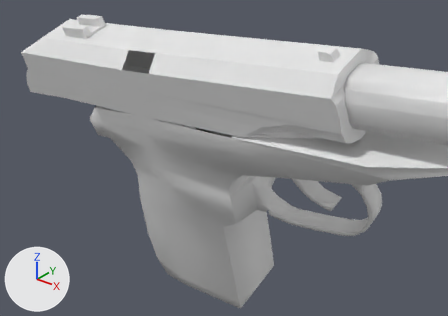
The OBJ model Vertex_Animation_Compiler/Assets/Makarov_Pistol_Reload133.obj as it was, and as the next commit left it.
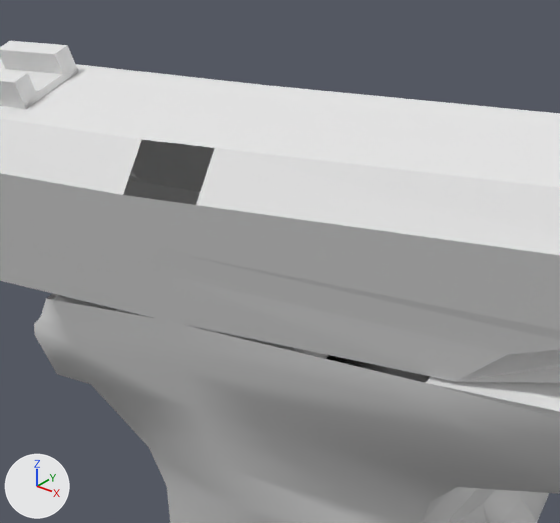
There are two pictures of each version: one whole from a 50 mm lens placed at (0.4917, -0.2739, 0.0166), pointed at (0.3775, -0.1311, -0.0719), one close up on the part from 17% to 62% of the width and 0% to 60% of the height. The lights are fixed; the arrows at lower left show +X, +Y and +Z. Where no turn or scale is listed for an object, it has been applied to the vertices.

Names of what the first close-up shows: 'Magazine_Cube.011', 'Rest_of_the_gun_Sphere', 'Top_Slider_Sphere.001'.
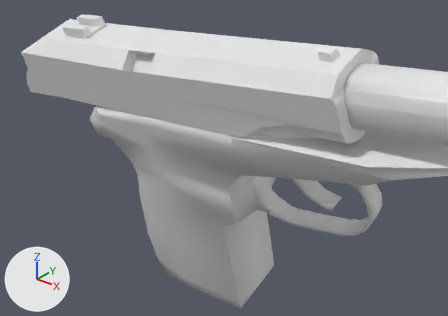
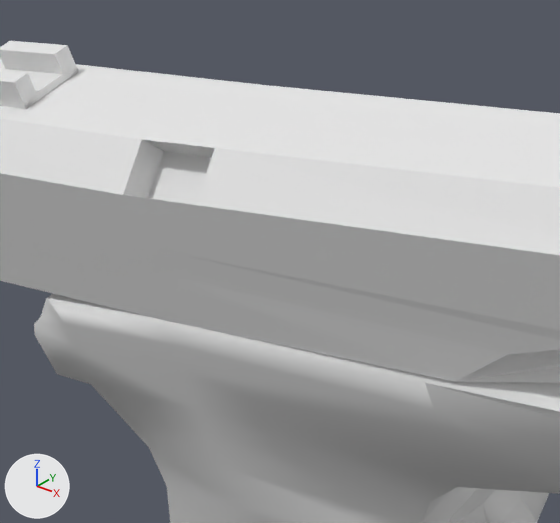
The change, as a list of edits to the scene's bpy script:
```text
Change me_rest_of_the_gun_sphere:
    where me_rest_of_the_gun_sphere.from_pydata(...)  # 272 vertices, 519 faces; spans x 0.3201..0.467, y -0.1435..-0.0885, z -0.1513..-0.0265
    used by ob_rest_of_the_gun_sphere; location = (0.0, 0.0, 0.0)
    verts and faces of me_rest_of_the_gun_sphere; kept vertices keep their numbers, new ones are numbered from 272
    before: 164 (0.3887, -0.1183, -0.0499), 166 (0.3264, -0.1411, -0.0637) at pixel (46, 298), 175 (0.3277, -0.1412, -0.0634) at pixel (52, 299), 178 (0.389, -0.1423, -0.0577) at pixel (424, 382), 179 (0.3484, -0.1418, -0.0608) at pixel (161, 319)
    before: 180 (0.3274, -0.1172, -0.0557), 181 (0.3481, -0.1178, -0.053), 183 (0.3261, -0.1171, -0.0559)
    me_rest_of_the_gun_sphere part 1
    add faces += [(164, 181, 179), (175, 179, 181), (166, 175, 183), (164, 179, 178), (175, 181, 180), (175, 180, 183)]
Change me_top_slider_sphere_001:
    used by ob_top_slider_sphere_001; location = (0.0, 0.0, 0.0)
    remove me_top_slider_sphere_001.from_pydata(...)  # 127 vertices, 227 faces; spans x 0.2873..0.4259, y -0.1475..-0.1166, z -0.0667..-0.0263
    add me_top_slider_sphere_001.from_pydata(...)  # 131 vertices, 237 faces; spans x 0.2873..0.4259, y -0.1475..-0.1166, z -0.0667..-0.0263
    me_top_slider_sphere_001 part 2
    4 vertices are added at (0.3614, -0.1443, -0.0445), (0.3497, -0.1443, -0.0457), (0.361, -0.1406, -0.039), (0.3493, -0.1405, -0.0402)
    10 new faces join them
```

What differs and where, as boxes (x1, y1, x2, y2) in the close-ups (560 x 523 px):
part 1 of me_rest_of_the_gun_sphere, added: after (47, 294, 431, 383)
part 2 of me_top_slider_sphere_001, added: after (123, 140, 214, 205)
